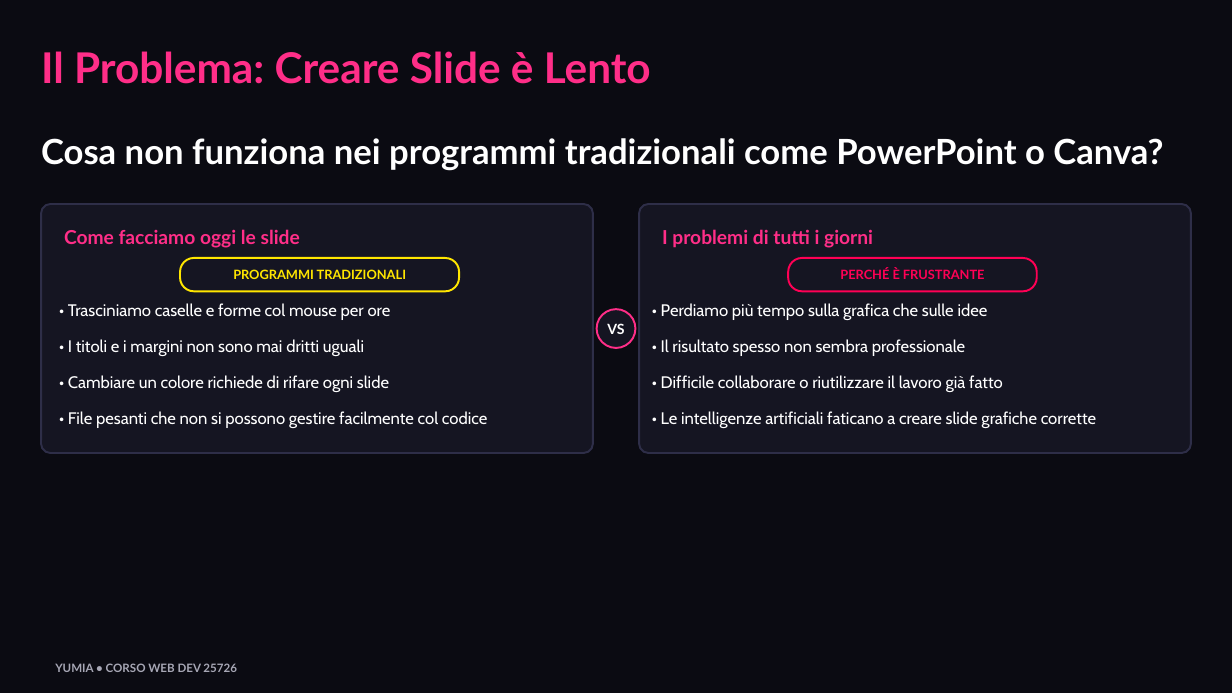
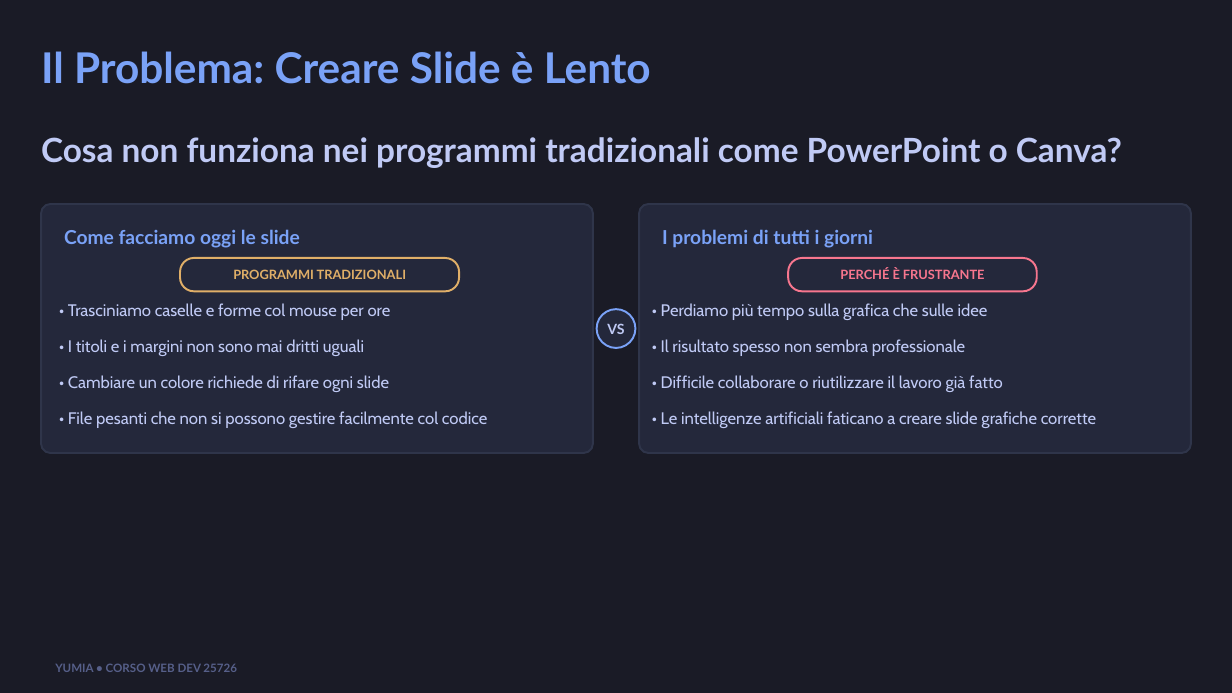
Before and after one commit to biagio-scaglia/Yumia-MD, a slide deck: slide 2 of presentation.pptx. Drawn at 1232x693 pixels with LibreOffice and Linux fonts; fonts in the diff are those of the drawing. Boxes give left, top, right and bottom in pixels: in the first picture for what was removed or moved away, otherwise in the second. Text is boxed around its words. In the diff, an @@ line names an element or a change of style, - is before the commit and + after.

```diff
--- a/presentation.pptx
+++ b/presentation.pptx
@@ background #0B0B12 to #1A1B26 @@
@@ text "Cosa non funziona nei programmi ..." at bbox=[41, 137, 1122, 168]: size 27 to 26 pt, text colour #FFFFFF to #C0CAF5 @@
@@ rounded rectangle at bbox=[41, 204, 592, 453]: fill #151522 to #24283B; outline #2E2E48 1.5 pt to #2F354A 1.5 pt @@
@@ rounded rectangle at bbox=[640, 204, 1191, 453]: fill #151522 to #24283B; outline #2E2E48 1.5 pt to #2F354A 1.5 pt @@
@@ text colour #FF2E88 to #7AA2F7 in 3 elements at bbox=[41, 51, 651, 84], bbox=[64, 229, 300, 248], bbox=[662, 229, 873, 248] @@
@@ text "PROGRAMMI TRADIZIONALI" at bbox=[233, 269, 406, 279]: text colour #FFE600 to #E0AF68 @@
@@ rounded rectangle at bbox=[180, 258, 459, 291]: fill #151522 to #24283B; outline #FFE600 1.5 pt to #E0AF68 1.5 pt @@
@@ text "PERCHÉ È FRUSTRANTE" at bbox=[840, 268, 985, 282]: text colour #FF0055 to #F7768E @@
@@ rounded rectangle at bbox=[788, 258, 1037, 291]: fill #151522 to #24283B; outline #FF0055 1.5 pt to #F7768E 1.5 pt @@
@@ ellipse at bbox=[597, 310, 636, 348]: fill #151522 to #24283B; outline #FF2E88 1.5 pt to #7AA2F7 1.5 pt @@
@@ text colour #FFFFFF to #C0CAF5 in 9 elements at bbox=[607, 323, 624, 334], bbox=[68, 303, 391, 320], bbox=[68, 339, 364, 356], bbox=[68, 375, 389, 392], bbox=[68, 411, 487, 428], bbox=[661, 303, 988, 320], bbox=[661, 339, 965, 356], bbox=[661, 375, 1003, 392], bbox=[661, 411, 1096, 428] @@
@@ text "YUMIA • CORSO WEB DEV ..." at bbox=[55, 663, 237, 672]: text colour #A7A7B5 to #565F89 @@
```
Also in this commit, not shown: 11 other slides changed, 22 other files.
